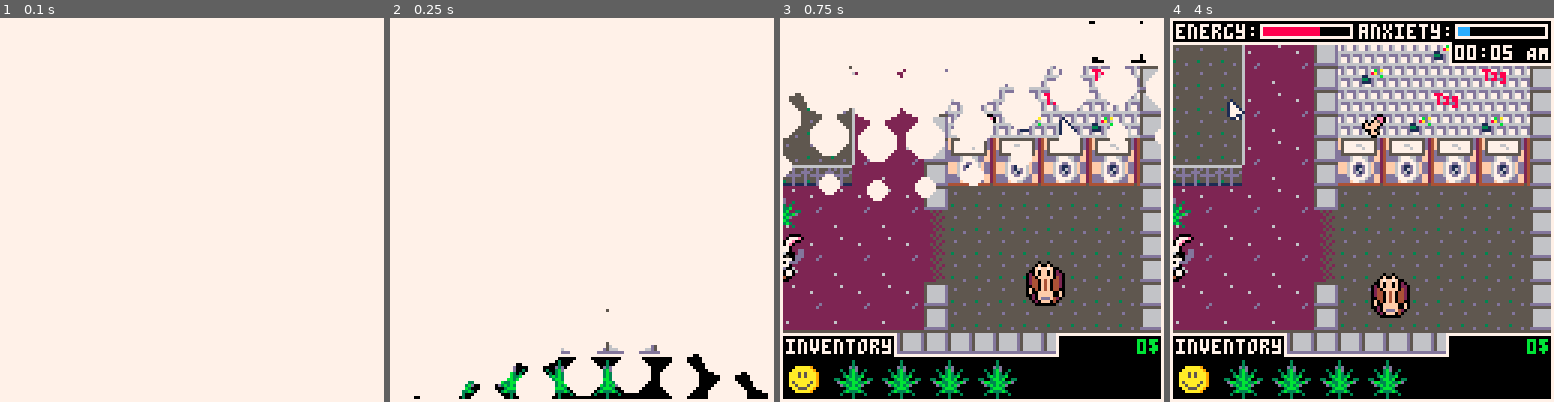
Above: before the commit, frames 1-4 (left to right).
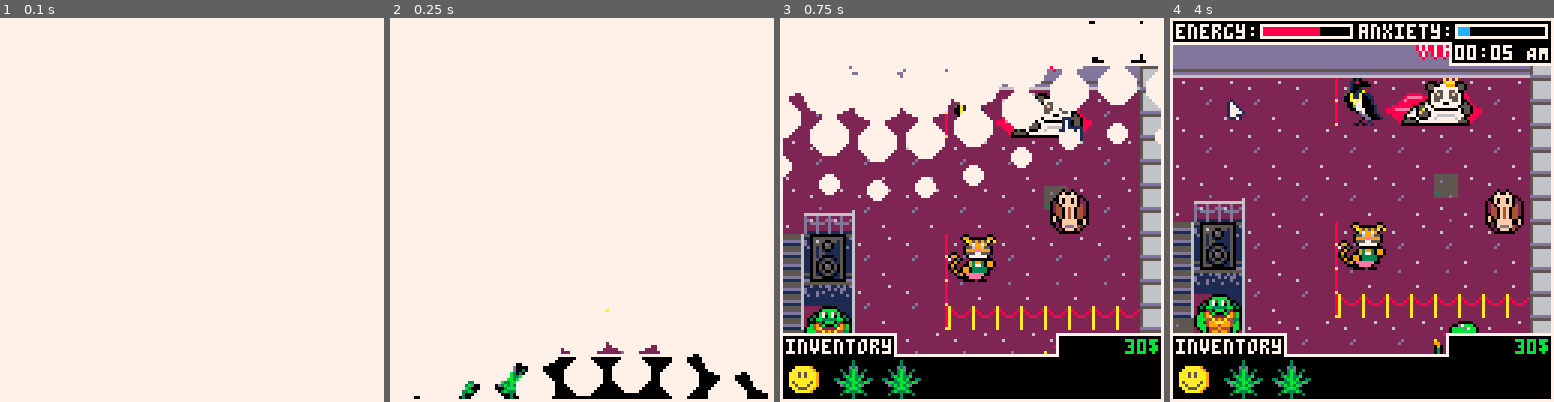
Above: after the commit, the same moments.

Repository: ekaktusz/ld53delivery
Game: PICO-8 cartridge delivery.p8
The game is run twice, just before and just after one commit, with the same random seed, the same clock (stepped at 60 frames per second) and the same inputs.
Inputs (mouse positions are in pixels of both pictures, inside the frame that each line leads up to):
- Up to frame 1 (0.1 s): no input
- Up to frame 2 (0.25 s): no input
- Up to frame 3 (0.75 s): tap X (X key) at 0.33 s; click (1060, 121) at 0.67 s
- Up to frame 4 (4 s): tap X (X key) at 1.07, 1.85, 2.97 s; click (1216, 267) at 1.22 s; hold Right 1.6-2.1 s; click (1277, 114) at 1.77 s; hold Up 2.15-2.42 s; click (1342, 259) at 2.32 s; hold Right 2.47-3.03 s; click (1404, 106) at 2.87 s; hold Left 3.08-3.58 s; click (1465, 256) at 3.42 s; hold Down 3.63-3.97 s; click (1231, 102) at 3.97 s

Frame 1 is identical in both runs. In frame 2, 0.7% of the frame differs, in the area x 40-71%, y 75-100%; in frame 3, 41%; in frame 4, 57%, in the area x 0-100%, y 7-100%.

Commit message:
test game ready

Diff:
--- a/delivery.p8
+++ b/delivery.p8
@@ -154,37 +154,37 @@
 
 
 __gff__
-0000000001000000000000000000000000000000000100000000000000000000000000000000010100000000000000000000000000000101000000000000000000000000010100000000010101010000000000000101000000000101010100000000000000000101010100000000000000000000000001010101000000000000
+0000000001000000000000000000010100000000000100000000000000000101000000000000010100000000000000000000000000000101000000000000000000000000010100000000010101010000000000000101000000000101010100000000000000000101010100000000000000000000000001010101000000000000
 0000000000000000000000000000000000000000000000000000000000000000000000000000000000000000000000000000000000000000000000000000000000000000000000000000000000000000000000000000000000000000000000000000000000000000000000000000000000000000000000000000000000000000
 __map__
 0466676667666766676667666766676667666766676667666766676667666766676667666766676667666766676667666766676667666766670400000000000000000000000000000000000000000000000000000000000000000000000000000000000000000000000000000000000000000000000000000000000000000000
 0476777677767776777677767776777677767776777677767776777677767776777677767776777677767776777677767776777677767776770400000000000000000000000000000000000000000000000000000000000000000000000000000000000000000000000000000000000000000000000000000000000000000000
 0466676667686966674067666768696667666766676869666740676667686966676667666768696667406766676869666766676667686966670400000000000000000000000000000000000000000000000000000000000000000000000000000000000000000000000000000000000000000000000000000000000000000000
 0476777677787976777677767778797677767776777879767776777677787976777677767778797677767776777879767776777677787976770400000000000000000000000000000000000000000000000000000000000000000000000000000000000000000000000000000000000000000000000000000000000000000000
-0466676667666766676667666766676667a6a76667666766676667666766676667a6a7666766676667666766676667666766676667666766670400000000000000000000000000000000000000000000000000000000000000000000000000000000000000000000000000000000000000000000000000000000000000000000
-0476777677767776777677767776777677b6b77677767776777677767776777677b6b7767776777677767776777677767776777677767776770400000000000000000000000000000000000000000000000000000000000000000000000000000000000000000000000000000000000000000000000000000000000000000000
-042425242524252425242524252425242524252425242524252425242524252425242524252425242524252425242524a980258625242524250400000000000000000000000000000000000000000000000000000000000000000000000000000000000000000000000000000000000000000000000000000000000000000000
+0466676667666766676667666766676667a6a76667666766676667666766676667a6a766676667666766676667666766676667660e0f6766670400000000000000000000000000000000000000000000000000000000000000000000000000000000000000000000000000000000000000000000000000000000000000000000
+0476777677767776777677767776777677b6b77677767776777677767776777677b6b776777677767776777677767776777677761e1f7776770400000000000000000000000000000000000000000000000000000000000000000000000000000000000000000000000000000000000000000000000000000000000000000000
+0424252425242524252425242524252425242524252425242524252425242524cc242524252425242524252425242524a980258625242524250400000000000000000000000000000000000000000000000000000000000000000000000000000000000000000000000000000000000000000000000000000000000000000000
 043435343534353435343534353435343534353435343534353435343534353435343534353435343534353435343534a934353435343534350400000000000000000000000000000000000000000000000000000000000000000000000000000000000000000000000000000000000000000000000000000000000000000000
-0424252425242524252425242524252425242524252425242524252425242524252425242524252425242524252425242524252425242524250400000000000000000000000000000000000000000000000000000000000000000000000000000000000000000000000000000000000000000000000000000000000000000000
+042425248a242524252425242524252425242524252425242524252425242524252425242524252425242524252425242524252425242524250400000000000000000000000000000000000000000000000000000000000000000000000000000000000000000000000000000000000000000000000000000000000000000000
 0434353435343534353435343534353435343534353435343534353435343534353435343534353435343534353435343534353435343534350400000000000000000000000000000000000000000000000000000000000000000000000000000000000000000000000000000000000000000000000000000000000000000000
-0424252425242524252425242524252425242524252425242524252425242524252425242524252425242524252425242524252425242524250400000000000000000000000000000000000000000000000000000000000000000000000000000000000000000000000000000000000000000000000000000000000000000000
+0424252425242524252425242524252425242524252425242524252425242524252425242524252425242524252425242524252425022524250400000000000000000000000000000000000000000000000000000000000000000000000000000000000000000000000000000000000000000000000000000000000000000000
 04343534353425b8b834353435b8b8b8b8b8b8b8b8b8b8b8b8b8b8b8b8b8b8b8b8b8b8b8b8b8b834353435b8b83435343534353435243534350400000000000000000000000000000000000000000000000000000000000000000000000000000000000000000000000000000000000000000000000000000000000000000000
-042424252524354045646565754045444544454445444540454445404544454445444544454045646565754045242524a924252425242524250400000000000000000000000000000000000000000000000000000000000000000000000000000000000000000000000000000000000000000000000000000000000000000000
+042424252524354045646565754045444544454445444540454445404544454445444544454045646565754045242524a98c252425242524250400000000000000000000000000000000000000000000000000000000000000000000000000000000000000000000000000000000000000000000000000000000000000000000
 043434353534255455646565755455545554555455545554555455545554555455545554555455646565755455343534a934353435343534350400000000000000000000000000000000000000000000000000000000000000000000000000000000000000000000000000000000000000000000000000000000000000000000
 042424252425354445646565754445444544454445404540458445404540454445444544454445646565754445242524a934353435343534350400000000000000000000000000000000000000000000000000000000000000000000000000000000000000000000000000000000000000000000000000000000000000000000
-042434353435255455646565755455545554555455545554555455545554555455545554555455646565755455343534a9a8a8a8a8a8a8a8a80400000000000000000000000000000000000000000000000000000000000000000000000000000000000000000000000000000000000000000000000000000000000000000000
-0434242524253514141414141414141414141414141414146a6b6c6d14141414141414141414141414141414142425242524252425242524250400000000000000000000000000000000000000000000000000000000000000000000000000000000000000000000000000000000000000000000000000000000000000000000
-0424343534352514141414141414141414141414141414147a7b7c7d14141414141414141414141414141414143435343534353435343534350400000000000000000000000000000000000000000000000000000000000000000000000000000000000000000000000000000000000000000000000000000000000000000000
-043424252425351414141414141414141414141414141414141414141414141414141414141414141414141414242524045a5a5a5a4a5a5a5a0400000000000000000000000000000000000000000000000000000000000000000000000000000000000000000000000000000000000000000000000000000000000000000000
-042434353435251414141414141414141414141414141414141414141414141414141414141414141414141414343534045a4a5a5a5a5a4b5a0400000000000000000000000000000000000000000000000000000000000000000000000000000000000000000000000000000000000000000000000000000000000000000000
+0424343534352554556465657580555455548c5455545554555455545554555455545582558055646565758a55343534a9a8a8a8a8a8a8a8a80400000000000000000000000000000000000000000000000000000000000000000000000000000000000000000000000000000000000000000000000000000000000000000000
+0434242524253514c21414141414141414141414141414146a6b6c6dcc1414141414141414141414141414141424252425242524258e2524250400000000000000000000000000000000000000000000000000000000000000000000000000000000000000000000000000000000000000000000000000000000000000000000
+04243435343525141414141414141414ce1414141414c0147a7b7c7d14141414141414141414141414141414143435343534353435343534350400000000000000000000000000000000000000000000000000000000000000000000000000000000000000000000000000000000000000000000000000000000000000000000
+04342425242535141414141414141414141414141414141414c214c4148e141414141414141414141414141414242524045a5a5a5a4a5a5a5a0400000000000000000000000000000000000000000000000000000000000000000000000000000000000000000000000000000000000000000000000000000000000000000000
+0424343534822514141414cc1414141414141414141414141414141414141414141414141414141414148c1414343534045a4a5a5a5a5a4b5a0400000000000000000000000000000000000000000000000000000000000000000000000000000000000000000000000000000000000000000000000000000000000000000000
 043424252425351414141414141414141414141414141414141414141414141414141414141414141414141414242524045a5a5a5a4b5a5a5a0400000000000000000000000000000000000000000000000000000000000000000000000000000000000000000000000000000000000000000000000000000000000000000000
-042434353435251414141414141414141414141414141414141414141414141414141414141414141414141414343534045a5b5a4a5a5a4a5a0400000000000000000000000000000000000000000000000000000000000000000000000000000000000000000000000000000000000000000000000000000000000000000000
-043435243534351414141414141414141414141414141414141414141414141414141414141414141414141414242524044c4d4c4d4c4d4c4d0400000000000000000000000000000000000000000000000000000000000000000000000000000000000000000000000000000000000000000000000000000000000000000000
+04243435343525ce1414c014141414144e141414141414141414141414141414c01414c2141414141414141414343534045a5b5a4a5a5a4a5a0400000000000000000000000000000000000000000000000000000000000000000000000000000000000000000000000000000000000000000000000000000000000000000000
+0434352435343514141414141414141414141414148e1414141414141414141414141414141414cc14c414c414242524044c4d8a4d4c4d4c4d0400000000000000000000000000000000000000000000000000000000000000000000000000000000000000000000000000000000000000000000000000000000000000000000
 04242524252425b8b8b8b8b8b8b8b8b8b8b8b8b8b8b8b8b8b8b8b8b8b8b8b8b8b8b8b8b8b8b8b8b8b8b8b8b8b8343534045c5d5c5d5c5d5c5d0400000000000000000000000000000000000000000000000000000000000000000000000000000000000000000000000000000000000000000000000000000000000000000000
-0434353435343524252425242524252425242524252425242524252425242425252425242524252425242524252425240414141414141414140400000000000000000000000000000000000000000000000000000000000000000000000000000000000000000000000000000000000000000000000000000000000000000000
+043435343534352425242524252425242524252425242524258a252425242425252425242524252425242524252425240414141414141414140400000000000000000000000000000000000000000000000000000000000000000000000000000000000000000000000000000000000000000000000000000000000000000000
 0424252425242534353435343534353435343534353435343534353435343435353435343534353435343534353435347414141414141414140400000000000000000000000000000000000000000000000000000000000000000000000000000000000000000000000000000000000000000000000000000000000000000000
 0424252425242524242524252425242524252425242524252425252424252425242524252425252425822524252425247414141414141414140400000000000000000000000000000000000000000000000000000000000000000000000000000000000000000000000000000000000000000000000000000000000000000000
-0434353435343534343534353435343534353435343534353435353434353435343534353435353435343534353435347414141402141414140400000000000000000000000000000000000000000000000000000000000000000000000000000000000000000000000000000000000000000000000000000000000000000000
+0434353435343534343534353435343534353435343534353435353434353435343534353435353435343534353435347414141414148214140400000000000000000000000000000000000000000000000000000000000000000000000000000000000000000000000000000000000000000000000000000000000000000000
 0424252425242524252425242524252425242524252425242524252425242524252425242524252425242524252425240414141414141414140400000000000000000000000000000000000000000000000000000000000000000000000000000000000000000000000000000000000000000000000000000000000000000000
 0434353435343534353435343534353435343534353435343534353435343534353435343534353435343534353435340414141414141414140400000000000000000000000000000000000000000000000000000000000000000000000000000000000000000000000000000000000000000000000000000000000000000000
 0404040404040404040404040404040404040404040404040404040404040404040404040404040404040404040404040404040404040404040400000000000000000000000000000000000000000000000000000000000000000000000000000000000000000000000000000000000000000000000000000000000000000000
--- a/include/customer.lua
+++ b/include/customer.lua
@@ -30,42 +30,42 @@
     local _h = customer.h
     if _type == "turtle" then
         local frames = { {x=80, y=64, w=_w, h=_h}, {x=80, y=80, w=_w, h=_h} }
-        customer.animation = animation_new(frames, 20)
+        customer.animation = animation_new(frames, 29)
     elseif _type == "dj" then
         local frames = { {x=32, y=64, w=_w, h=_h}, {x=32, y=80, w=_w, h=_h} }
-        customer.animation = animation_new(frames, 20)
+        customer.animation = animation_new(frames, 29)
     elseif _type == "rabbit" then
         local frames = { {x=16, y=64, w=_w, h=_h}, {x=16, y=80, w=_w, h=_h} }
-        customer.animation = animation_new(frames, 20)
+        customer.animation = animation_new(frames, 29)
     elseif _type == "tiger" then
         local frames = { {x=96, y=64, w=_w, h=_h}, {x=96, y=80, w=_w, h=_h} }
-        customer.animation = animation_new(frames, 20)
+        customer.animation = animation_new(frames, 29)
     elseif _type == "snake" then
         local frames = { {x=112, y=64, w=_w, h=_h}, {x=112, y=80, w=_w, h=_h} }
-        customer.animation = animation_new(frames, 20)
+        customer.animation = animation_new(frames, 29)
     elseif _type == "horse" then
         local frames = { {x=32, y=96, w=_w, h=_h}, {x=32, y=112, w=_w, h=_h} }
-        customer.animation = animation_new(frames, 20)
+        customer.animation = animation_new(frames, 29)
     elseif _type == "monke" then
         local frames = { {x=16, y=96, w=_w, h=_h}, {x=16, y=112, w=_w, h=_h} }
-        customer.animation = animation_new(frames, 20)
+        customer.animation = animation_new(frames, 29)
     elseif _type == "chicken" then
         local frames = { {x=0, y=112, w=_w, h=_h}, {x=0, y=96, w=_w, h=_h} }
-        customer.animation = animation_new(frames, 20)
+        customer.animation = animation_new(frames, 29)
     elseif _type == "racoon" then
         local frames = { {x=96, y=96, w=_w, h=_h}, {x=96, y=112, w=_w, h=_h} }
-        customer.animation = animation_new(frames, 20)
+        customer.animation = animation_new(frames, 29)
     elseif _type == "crow" then
         local frames = { {x=0, y=64, w=_w, h=_h}, {x=0, y=80, w=_w, h=_h} }
-        customer.animation = animation_new(frames, 20)
+        customer.animation = animation_new(frames, 29)
     elseif _type == "fox" then
         local frames = { {x=112, y=32, w=_w, h=_h}, {x=112, y=48, w=_w, h=_h} }
-        customer.animation = animation_new(frames, 20)
+        customer.animation = animation_new(frames, 29)
     end
 
     customer.demand = nil
     customer.demand_timer = 0
-    customer.demand_time = rnd(100)
+    customer.demand_time = rnd(200) * 60
     customer.high = false
 
     return customer
@@ -74,7 +74,7 @@
 function customer_reset_demand(customer)
     customer.demand = nil
     customer.demand_timer = 0
-    customer.demand_time = rnd(100) * 60
+    customer.demand_time = 2400 + rnd(100) * 60
 end
 
 local function customer_update(customer)
--- a/include/dealer.lua
+++ b/include/dealer.lua
@@ -56,7 +56,7 @@
     end
 
     local frames = { {x=48, y=64, w=32, h=16}, {x=80, y=16, w=32, h=16} }
-    dealer.animation = animation_new(frames, 40)
+    dealer.animation = animation_new(frames, 58)
 end
 
 
--- a/include/game_state.lua
+++ b/include/game_state.lua
@@ -28,7 +28,7 @@
         text = "00:00 am"
     }
 
-    money = 0
+    money = 30
     game_timer = 0
     passed_seconds = 0
     game_duration_seconds = 45 * 6
@@ -60,7 +60,7 @@
 
     if game_timer % 60 == 0 then
         passed_seconds += 1
-        player.energy -= 0.01
+        player.energy -= 0.007
         if passed_seconds >= game_duration_seconds then
             player.energy = 1
         end
@@ -120,6 +120,8 @@
     rect(7*8,11*8,7*8,23*8,6)
     rect(45*8,11*8,45*8,23*8,6)
 
+    dealer_draw()
+
     --top bar
     rectfill(cam.x,cam.y,cam.x+127,cam.y+8,7) -- outside
     rectfill(cam.x+1,cam.y+1,cam.x+126,cam.y+7,0) -- inside
@@ -127,6 +129,7 @@
     local time_size = 34
     local clock_x = cam.x+127-time_size
     local clock_y = cam.y+8
+
     rectfill(clock_x,  clock_y, clock_x+time_size,  clock_y + 7,7) -- outside
     rectfill(clock_x+1, clock_y-1, clock_x+time_size-1,  clock_y + 6, 0) -- inside
     print(in_game_time.text, clock_x +2, clock_y + 1,7)
@@ -136,7 +139,7 @@
 
     rect(cam.x,cam.y,127+cam.x,127+cam.y,7)--frame
 
-    dealer_draw()
+
 
     inventory_draw()
 
--- a/include/inventory.lua
+++ b/include/inventory.lua
@@ -2,14 +2,11 @@
 
 function inventory_init()
     clear_table(inventory)
-    inventory.items = {nil, drug_new("marijuana"), drug_new("marijuana"), drug_new("marijuana"), drug_new("marijuana"), nil, nil, nil}
+    inventory.items = {drug_new("ecstasy"), drug_new("marijuana"), drug_new("marijuana"), nil, nil, nil, nil, nil}
     inventory.x = 0
     inventory.y = 0
     inventory.w = 127
     inventory.h = 15
-
-    local eki = drug_new("ecstasy")
-    inventory_add_drug(eki)
 end
 
 function inventory_draw()
--- a/include/player.lua
+++ b/include/player.lua
@@ -15,13 +15,13 @@
     player.anxiety = 0.19
 
     local side_frames = { {x=16, y=0, w=16, h=16}, {x=64, y=0, w=16, h=16} }
-    player.side_anim = animation_new(side_frames, 20)
+    player.side_anim = animation_new(side_frames, 29)
 
     local up_frames = { {x=80, y=96, w=16, h=16}, {x=80, y=112, w=16, h=16} }
-    player.up_anim = animation_new(up_frames, 20)
+    player.up_anim = animation_new(up_frames, 29)
 
     local down_frames = { {x=64, y=96, w=16, h=16}, {x=64, y=112, w=16, h=16} }
-    player.down_anim = animation_new(down_frames, 20)
+    player.down_anim = animation_new(down_frames, 29)
 
     player.hitbox_offset = 1
 end
--- a/include/speakers.lua
+++ b/include/speakers.lua
@@ -5,7 +5,7 @@
     speakers = get_objects_for_sprite_num(64,16,16,"speaker")
     for speaker in all(speakers) do
         local frames = { {x=0, y=32, w=16, h=16}, {x=0, y=48, w=16, h=16} }
-        speaker.animation = animation_new(frames, 20)
+        speaker.animation = animation_new(frames, 29)
     end
 end
 
Not shown, changed: 32 lines of the sprite sheet (__gfx__) section of delivery.p8
